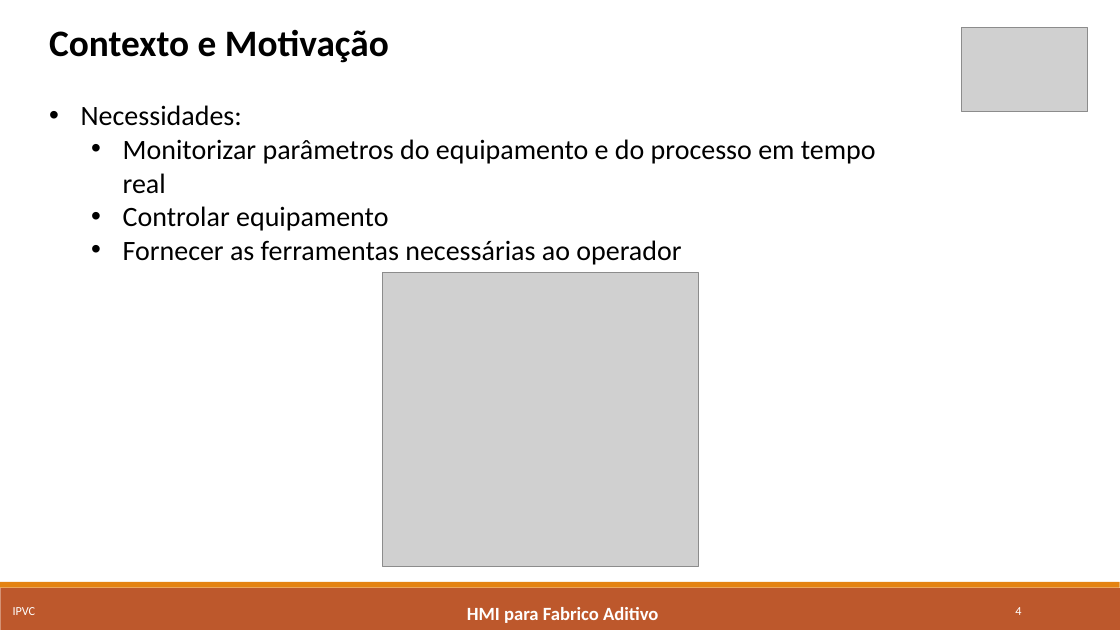
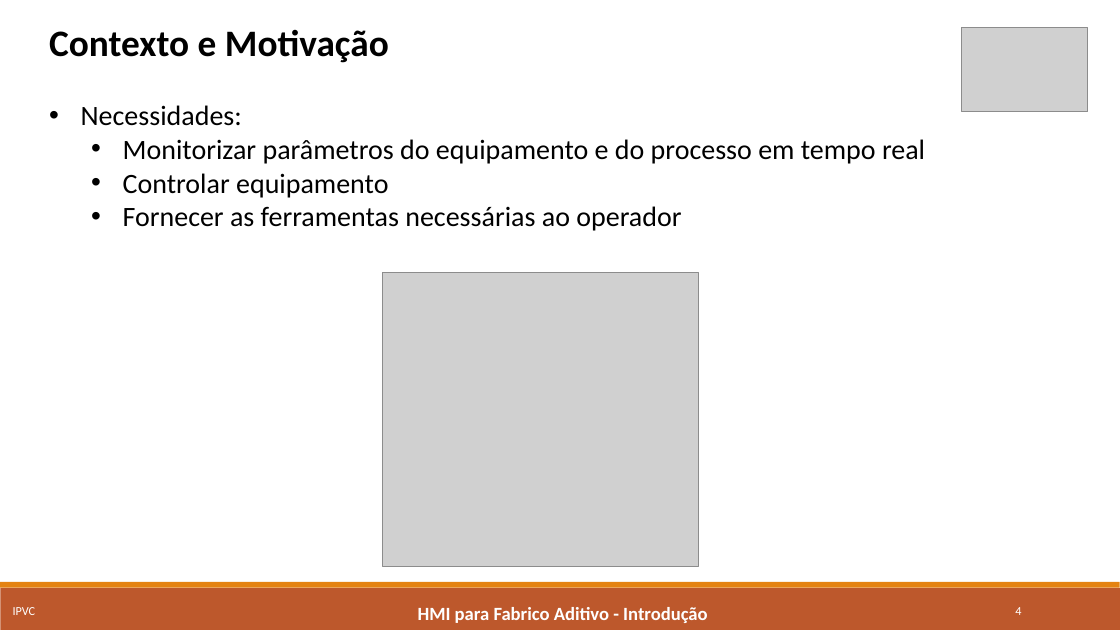
Before and after one commit to marcorlsrodrigues/projeto, a slide deck: slide 4 of Apresentacao Intermedia - Marco Rodrigues.pptx. Drawn at 1120x630 pixels with LibreOffice and Linux fonts; fonts in the diff are those of the drawing; grey boxes stand for pictures. Boxes give left, top, right and bottom in pixels: in the first picture for what was removed or moved away, otherwise in the second. Text is boxed around its words. In the diff, an @@ line names an element or a change of style, - is before the commit and + after.

```diff
--- a/Apresentacao Intermedia - Marco Rodrigues.pptx
+++ b/Apresentacao Intermedia - Marco Rodrigues.pptx
@@ text "Contexto e Motivação" rewrapped from bbox=[49, 30, 876, 265] to bbox=[49, 30, 925, 231] @@
@@ text at bbox=[418, 607, 707, 623]: text changed @@
-HMI para Fabrico Aditivo
+HMI para Fabrico Aditivo - Introdução
```
Also in this commit, not shown: 3 other slides changed, 7 slides added, 7 slides removed, 4 other files.
